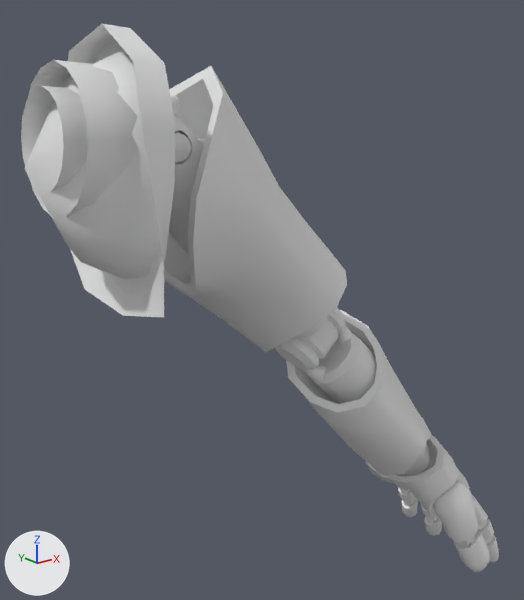
A saved change to the Blender file Bodies/Bodies_WonderBodies/Bodies_WonderBodies_Males/Body_WonderBody_Male_Normal/Body_WonderBody_Male_Normal_ArmLeft.blend.
The view is the same before and after, from a 50 mm lens placed at (-0.087, -0.496, 1.452), pointed at (0.359, 0.061, 1.229). Arrows for +X, +Y and +Z are at lower left; the lights stay in place. The first picture is the older version.

Script lines for the objects in view, before the commit:
```python
me_body_wonderbody_male_normal_armleft = bpy.data.meshes.new('Body_WonderBody_Male_Normal_ArmLeft')
me_body_wonderbody_male_normal_armleft.from_pydata(...)  # 3003 vertices, 3279 faces; spans x 1.07..6.89, y -0.92..0.97, z 8.38..15.15
me_body_wonderbody_male_normal_armleft.polygons.foreach_set('use_smooth', [True] * 3279)
ob_body_wonderbody_male_normal_armleft = bpy.data.objects.new('Body_WonderBody_Male_Normal_ArmLeft', me_body_wonderbody_male_normal_armleft)
ob_body_wonderbody_male_normal_armleft.location = (0.0, 0.0, 0.0)
ob_body_wonderbody_male_normal_armleft.scale = (0.0981, 0.0981, 0.0981)
```
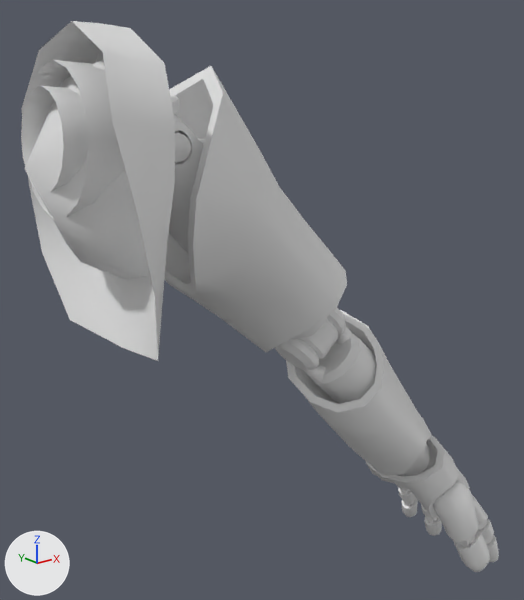
Where the newer file only moved an object's origin or applied its transform, the numbers keep the older frame.

Where the change shows, as pixel boxes (x1, y1, x2, y2) in the pictures (524 x 600 px):
```json
{"object": "Body_WonderBody_Male_Normal_ArmLeft", "change": "reshaped", "before": [21, 24, 499, 572], "after": [21, 21, 499, 572]}
{"part": 1, "of": "me_body_wonderbody_male_normal_armleft", "change": "built on", "before": [68, 48, 175, 317], "after": [21, 21, 175, 361]}
```

Edits to the scene script, one JSON object a line:
```json
{"block": "me_body_wonderbody_male_normal_armleft", "where": "# used by ob_body_wonderbody_male_normal_armleft; location = (0.0, 0.0, 0.0); scale = (0.0981, 0.0981, 0.0981)"}
{"op": "remove", "block": "me_body_wonderbody_male_normal_armleft", "code": "me_body_wonderbody_male_normal_armleft.from_pydata(...)  # 3003 vertices, 3279 faces; spans x 1.07..6.89, y -0.92..0.97, z 8.38..15.15"}
{"op": "add", "block": "me_body_wonderbody_male_normal_armleft", "code": "me_body_wonderbody_male_normal_armleft.from_pydata(...)  # 3015 vertices, 3299 faces; spans x 1.07..6.89, y -0.92..1.04, z 8.38..15.16"}
{"block": "me_body_wonderbody_male_normal_armleft", "change": "me_body_wonderbody_male_normal_armleft part 1"}
{"block": "me_body_wonderbody_male_normal_armleft", "change": "2 vertices are removed from x 1.66..1.81, y -0.48..0.55, z 13.03..13.04"}
{"block": "me_body_wonderbody_male_normal_armleft", "change": "6 faces are deleted"}
{"block": "me_body_wonderbody_male_normal_armleft", "change": "3 vertices move from x 1.63..1.77, y -0.7..0.09, z 12.9..14.46 to x 1.65..1.77, y -0.69..0.09, z 12.87..14.46"}
{"block": "me_body_wonderbody_male_normal_armleft", "change": "14 vertices are added at x 1.33..1.81, y -0.92..1.04, z 12.62..15.16"}
{"block": "me_body_wonderbody_male_normal_armleft", "change": "26 new faces join them"}
{"block": "me_body_wonderbody_male_normal_armleft", "change": "other edits to the shape of me_body_wonderbody_male_normal_armleft do not show in these pictures"}
```
